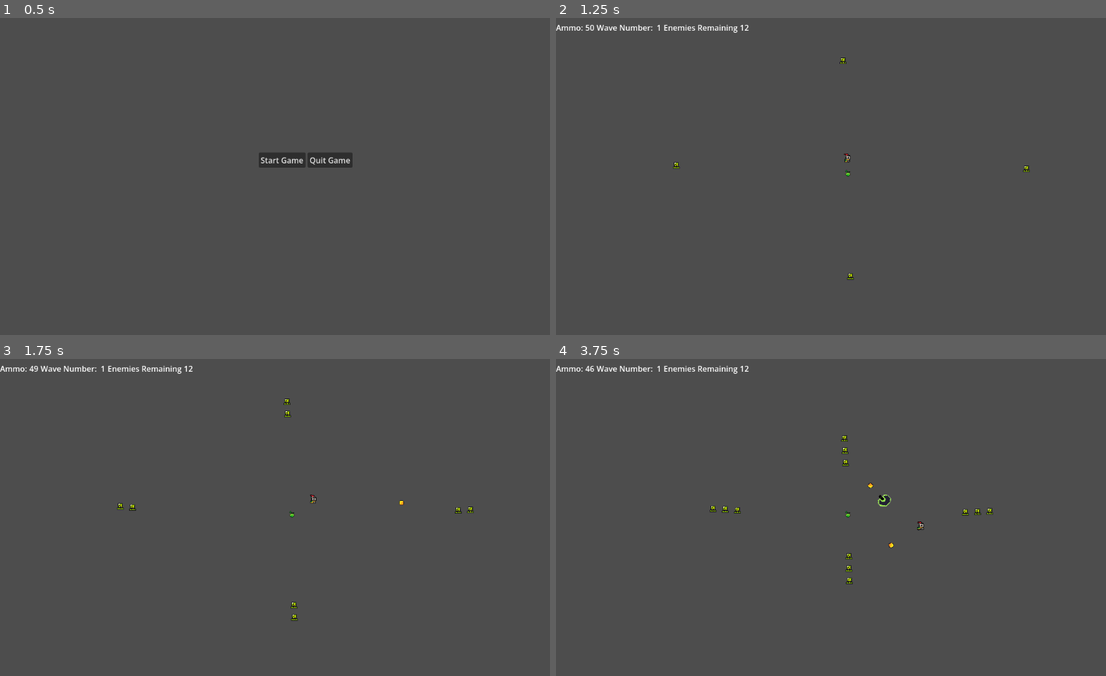
Above: before the commit, frames 1-4 (two rows, left to right).
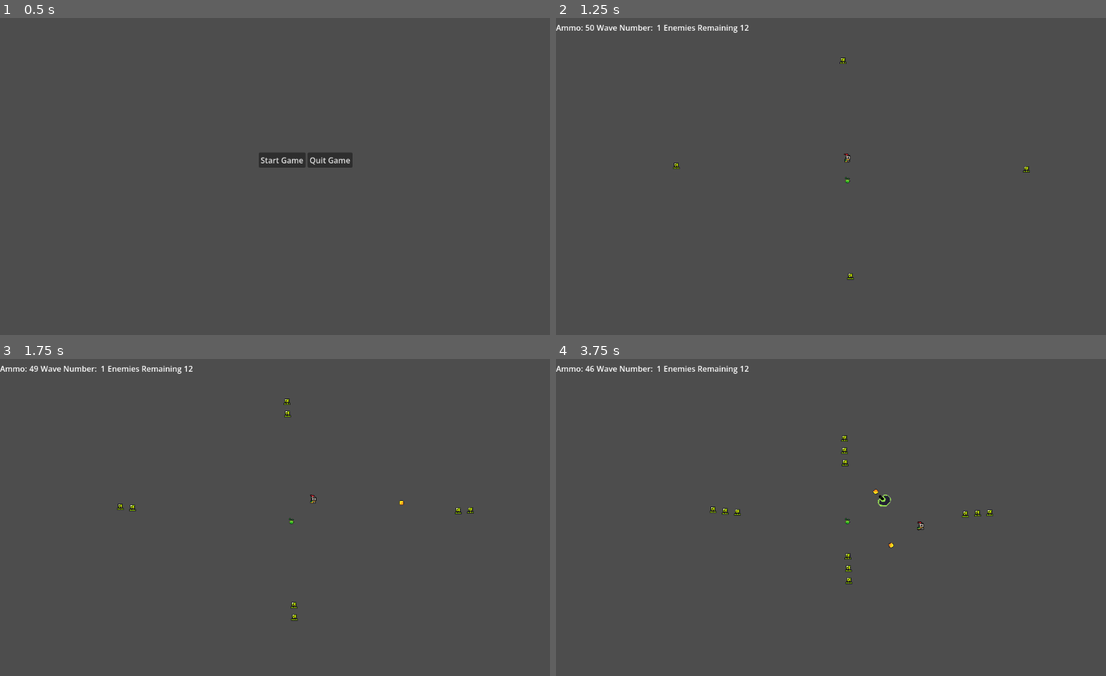
Above: after the commit, the same moments.

Repository: StevenBoyce/game-jam-07-26
Game: Godot game, scene res://scenes/main/main.tscn
Two runs of this game, one before a commit and one after it. Both use one fixed random seed, a clock stepped at 60 frames per second and the inputs below.
Inputs (mouse positions are in pixels of both pictures, inside the frame that each line leads up to):
- Up to frame 1 (0.5 s): no input
- Up to frame 2 (1.25 s): click "Start Game" at 0.5 s
- Up to frame 3 (1.75 s): move the mouse to (407, 501) at 1.27 s; press the mouse at (407, 501) at 1.28 s; hold D (move_right) from 1.28 s (still down)
- Up to frame 4 (3.75 s): move the mouse to (726, 533) at 2.02 s; release D (move_right) at 2.03 s; release the mouse at (726, 533) at 2.03 s; hold S (move_down) 2.03-2.78 s; right-click (726, 533) at 2.1 s; click (726, 533) at 2.3 s; move the mouse to (891, 447) at 2.77 s; press the mouse at (891, 447) at 2.78 s; hold D (move_right) 2.78-3.53 s; move the mouse to (809, 580) at 3.52 s; release the mouse at (809, 580) at 3.53 s; hold W (move_up) from 3.53 s (still down); click (809, 580) at 3.6 s

Frame 1 is identical in both runs. In frame 2, less than 0.1% of the frame differs, in the area x 21-87%, y 45-53%; in frame 3, less than 0.1%; in frame 4, 0.3%, in the area x 27-80%, y 28-72%.

Commit message:
added lose condition

Diff:
--- a/scenes/enemy/enemy.gd
+++ b/scenes/enemy/enemy.gd
@@ -1,19 +1,62 @@
 extends CharacterBody2D
+class_name Enemy
+
+var world_boundary: WorldBoundary
 
 @export var speed: float = 50
 
+var is_dead := false
+
 var target: Node2D
+var prize_acquired: bool = false
+var i_have_prize: bool = false
+var escape_direction: Vector2 = Vector2.ZERO
+
+func _ready():
+	GameState.enemy_reached_prize.connect(on_prize_acquired)
+	GameState.clear_enemy_with_prize.connect(clear_enemy_with_prize)
+
+func clear_enemy_with_prize():
+	prize_acquired = false
+	i_have_prize = false
+	target = null
 
 func _physics_process(_delta: float) -> void:
+	if i_have_prize:
+		velocity = escape_direction * speed
+		move_and_slide()
+		return
 	if target:
 		var direction = global_position.direction_to(target.global_position)
 		velocity = direction * speed
 		move_and_slide()
+	else:
+		if GameState.the_prize:
+			target = GameState.the_prize
 
+func die(area_responsible: Area2D):
+	if is_dead:
+		return
+	if i_have_prize:
+		GameState.spawn_prize_at.emit(global_position)
+		GameState._on_clear_enemy_with_prize()
+
+	is_dead = true
+	set_deferred("collision_layer", 0)
+	set_deferred("collision_mask", 0)
+	GameState.update_enemies_remaining(-1)
+	area_responsible.get_parent().queue_free()
+	queue_free()
 
 func _on_enemy_area_area_entered(area: Area2D) -> void:
 	if area.is_in_group("player_projectile"):
-		GameState.update_enemies_remaining(-1)
-		area.get_parent().queue_free()
-		queue_free()
+		die(area)
 	pass # Replace with function body.
+
+func on_prize_acquired():
+	prize_acquired = true
+	target = GameState.player
+
+func receive_prize():
+	i_have_prize = true
+	escape_direction = world_boundary.get_escape_direction(global_position)
--- a/scenes/enemy/enemy.tscn
+++ b/scenes/enemy/enemy.tscn
@@ -63,7 +63,8 @@
 frame_progress = 0.19267891
 
 [node name="EnemyArea" type="Area2D" parent="." unique_id=133306236 groups=["enemy"]]
-collision_layer = 4
+collision_layer = 12
+collision_mask = 9
 
 [node name="CollisionShape2D" type="CollisionShape2D" parent="EnemyArea" unique_id=1114477240]
 position = Vector2(0, 6)
--- a/scenes/game/game.gd
+++ b/scenes/game/game.gd
@@ -1,11 +1,13 @@
 extends Node2D
 
 @onready var enemy_scene: PackedScene = preload("res://scenes/enemy/enemy.tscn")
-@onready var enemy_objective: Sprite2D = $EnemyObjective
+@onready var the_prize_scene: PackedScene = preload("res://scenes/the_prize/the_prize.tscn")
 @onready var SpawnerTop: Marker2D = $SpawnerTop
 @onready var SpawnerBottom: Marker2D = $SpawnerBottom
 @onready var SpawnerLeft: Marker2D = $SpawnerLeft
 @onready var SpawnerRight: Marker2D = $SpawnerRight
+@onready var world_boundary: WorldBoundary = $WorldBoundary
+@onready var prize_spawn_point: Marker2D = $PrizeSpawnPoint
 
 const WaveManager = preload("res://scripts/wave_manager.gd")
 const SPAWN_COOLDOWN := 0.5
@@ -14,15 +16,24 @@
 var enemies_left_to_spawn: int = 0
 var spawn_points: Array[Marker2D] = []
 var spawn_point_timers: Array[Timer] = []
-
+var the_prize: ThePrize
 
 func _ready() -> void:
+	GameState.spawn_prize_at.connect(on_spawn_prize_at)
+	the_prize = the_prize_scene.instantiate()
+	the_prize.position = prize_spawn_point.global_position
+	add_child(the_prize)
 	wave_manager = WaveManager.new()
 	spawn_points = [SpawnerTop, SpawnerBottom, SpawnerLeft, SpawnerRight]
 	_setup_spawn_point_timers()
 	Events.wave_started.connect(on_wave_started)
 	wave_manager.on_wave_start_clicked()
 
+func on_spawn_prize_at(position: Vector2) -> void:
+	the_prize = the_prize_scene.instantiate()
+	the_prize.position = position
+	add_child(the_prize)
+	GameState.the_prize = the_prize
 
 func _setup_spawn_point_timers() -> void:
 	for point in spawn_points:
@@ -54,7 +65,8 @@
 
 func _spawn_enemy_at(spawn_point: Marker2D) -> void:
 	var enemy = enemy_scene.instantiate()
-	enemy.target = enemy_objective
+	enemy.world_boundary = world_boundary
+	enemy.target = the_prize
 	enemy.position = spawn_point.global_position
 	add_child(enemy)
 
@@ -62,3 +74,12 @@
 func _stop_spawn_timers() -> void:
 	for timer in spawn_point_timers:
 		timer.stop()
+
+
+func _on_world_boundary_area_exited(area: Area2D) -> void:
+	if area.is_in_group("enemy"):
+		var enemy = area.get_parent() as Enemy
+		if enemy.i_have_prize:
+			GameState._on_game_over()
+
+	pass # Replace with function body.
--- a/scenes/game/game.tscn
+++ b/scenes/game/game.tscn
@@ -2,22 +2,32 @@
 
 [ext_resource type="Script" uid="uid://ceth6rx16kyst" path="res://scenes/game/game.gd" id="1_0sr1o"]
 [ext_resource type="PackedScene" uid="uid://dwt1oqqhgopim" path="res://scenes/player/player.tscn" id="2_kelw5"]
-[ext_resource type="Texture2D" uid="uid://bx4h8l4v7j4yr" path="res://assets/brackeys_platformer_assets/sprites/fruit.png" id="3_lfrn8"]
 [ext_resource type="Script" uid="uid://dl0rau051of85" path="res://scenes/game/hud.gd" id="4_kelw5"]
+[ext_resource type="Script" uid="uid://dx0op7h7sv7wh" path="res://scenes/game/world_boundary.gd" id="5_wb"]
+
+[sub_resource type="RectangleShape2D" id="RectangleShape2D_kelw5"]
+size = Vector2(973, 581)
 
 [node name="Game" type="Node2D" unique_id=1376045426]
 script = ExtResource("1_0sr1o")
+
+[node name="WorldBoundary" type="Area2D" parent="." unique_id=560212088]
+unique_name_in_owner = true
+collision_layer = 9
+collision_mask = 9
+script = ExtResource("5_wb")
+
+[node name="CollisionShape2D" type="CollisionShape2D" parent="WorldBoundary" unique_id=1102667820]
+position = Vector2(582.5, 327.5)
+shape = SubResource("RectangleShape2D_kelw5")
 
 [node name="Player" parent="." unique_id=339319936 instance=ExtResource("2_kelw5")]
 position = Vector2(596, 283)
 movement_speed = 100.0
 
-[node name="EnemyObjective" type="Sprite2D" parent="." unique_id=539508198]
+[node name="PrizeSpawnPoint" type="Marker2D" parent="." unique_id=1774212760]
 unique_name_in_owner = true
-position = Vector2(597, 317)
-texture = ExtResource("3_lfrn8")
-hframes = 4
-vframes = 4
+position = Vector2(595, 328)
 
 [node name="SpawnerTop" type="Marker2D" parent="." unique_id=1747037397]
 unique_name_in_owner = true
@@ -82,3 +92,5 @@
 [node name="EnemiesValue" type="Label" parent="Hud/TopRow/HBoxContainer" unique_id=476629318]
 unique_name_in_owner = true
 layout_mode = 2
+
+[connection signal="area_exited" from="WorldBoundary" to="." method="_on_world_boundary_area_exited"]
--- /dev/null
+++ b/scenes/game/world_boundary.gd
@@ -0,0 +1,27 @@
+extends Area2D
+class_name WorldBoundary
+
+## Returns a unit direction toward the closest edge of the rectangle from `from`.
+func get_escape_direction(from: Vector2) -> Vector2:
+	var shape_node := $CollisionShape2D as CollisionShape2D
+	var rect_shape := shape_node.shape as RectangleShape2D
+	var half := rect_shape.size * 0.5
+	var center := shape_node.global_position
+
+	var left := center.x - half.x
+	var right := center.x + half.x
+	var top := center.y - half.y
+	var bottom := center.y + half.y
+
+	var d_left := from.x - left
+	var d_right := right - from.x
+	var d_top := from.y - top
+	var d_bottom := bottom - from.y
+
+	if d_left <= d_right and d_left <= d_top and d_left <= d_bottom:
+		return Vector2.LEFT
+	if d_right <= d_top and d_right <= d_bottom:
+		return Vector2.RIGHT
+	if d_top <= d_bottom:
+		return Vector2.UP
+	return Vector2.DOWN
--- a/scenes/player/player.gd
+++ b/scenes/player/player.gd
@@ -1,4 +1,5 @@
 extends CharacterBody2D
+class_name Player
 
 @onready var animated_sprite: AnimatedSprite2D = %AnimatedSprite
 var projectile_scene: PackedScene = preload("res://scenes/projectile/projectile.tscn")
@@ -7,6 +8,11 @@
 @onready var turret_scene: PackedScene = preload("res://scenes/turret/turret.tscn")
 @export var movement_speed: float = 300.0
 
+func _ready() -> void:
+	GameState.player = self
+
+func _exit_tree() -> void:
+	GameState.player = null
 
 func _physics_process(_delta: float) -> void:
 	# Get the input direction and handle the movement/deceleration.
--- /dev/null
+++ b/scenes/the_prize/the_prize.gd
@@ -0,0 +1,16 @@
+extends Area2D
+class_name ThePrize
+
+func _on_area_entered(area: Area2D) -> void:
+	if area.is_in_group("enemy"):
+		GameState.update_enemy_with_prize(area.get_parent() as Enemy)
+		queue_free()
+
+# Called when the node enters the scene tree for the first time.
+func _ready() -> void:
+	pass # Replace with function body.
+
+
+# Called every frame. 'delta' is the elapsed time since the previous frame.
+func _process(delta: float) -> void:
+	pass
--- /dev/null
+++ b/scenes/the_prize/the_prize.tscn
@@ -0,0 +1,24 @@
+[gd_scene format=3 uid="uid://dwotjocq63tbs"]
+
+[ext_resource type="Texture2D" uid="uid://bx4h8l4v7j4yr" path="res://assets/brackeys_platformer_assets/sprites/fruit.png" id="1_k6rn0"]
+[ext_resource type="Script" uid="uid://conedq5430h78" path="res://scenes/the_prize/the_prize.gd" id="1_qbchb"]
+
+[sub_resource type="CircleShape2D" id="CircleShape2D_kelw5"]
+radius = 23.086792
+
+[node name="ThePrize" type="Area2D" unique_id=131563547]
+collision_layer = 8
+collision_mask = 8
+script = ExtResource("1_qbchb")
+
+[node name="EnemyObjective" type="Sprite2D" parent="." unique_id=1853807413]
+position = Vector2(1, 3)
+texture = ExtResource("1_k6rn0")
+hframes = 4
+vframes = 4
+
+[node name="CollisionShape2D" type="CollisionShape2D" parent="." unique_id=1817493688]
+position = Vector2(1, 4)
+shape = SubResource("CircleShape2D_kelw5")
+
+[connection signal="area_entered" from="." to="." method="_on_area_entered"]
--- a/scenes/turret/turret.gd
+++ b/scenes/turret/turret.gd
@@ -2,10 +2,25 @@
 
 var target: Node2D
 @onready var projectile_scene: PackedScene = preload("res://scenes/projectile/projectile.tscn")
+@onready var attack_cooldown: Timer = $AttackCooldown
+@export var shooter_stats: Shooter
+
+var can_shoot: bool = true
+
+func _ready() -> void:
+	shooter_stats.died.connect(_on_shooter_stats_died)
+	attack_cooldown.wait_time = shooter_stats.current_attack_cooldown
+
+func _on_shooter_stats_died() -> void:
+	queue_free()
+
+
 func _process(delta: float) -> void:
 	if target:
 		var direction = global_position.direction_to(target.global_position)
 		rotation = direction.angle()
+		if can_shoot:
+			shoot()
 	# else: # need enemy manager to check closest enemy to either itself or the enemy objective
 
 
@@ -13,16 +28,20 @@
 	if not target:
 		if area.is_in_group("enemy"):
 			target = area
-			shoot()
+			# shoot()
 
 
 func _on_attack_cooldown_timeout() -> void:
-	shoot()
+	can_shoot = true
+	# shoot()
 
 
 func shoot():
-	var projectile = projectile_scene.instantiate()
-	projectile.direction = global_position.direction_to(target.global_position)
-	projectile.spawn_position = global_position
-	projectile.spawn_rotation = global_position.direction_to(target.global_position).angle()
-	get_tree().root.add_child(projectile)
+	if can_shoot:
+		var projectile = projectile_scene.instantiate()
+		projectile.direction = global_position.direction_to(target.global_position)
+		projectile.spawn_position = global_position
+		projectile.spawn_rotation = global_position.direction_to(target.global_position).angle()
+		get_tree().root.add_child(projectile)
+		can_shoot = false
+		attack_cooldown.start()
--- a/scenes/turret/turret.tscn
+++ b/scenes/turret/turret.tscn
@@ -2,12 +2,19 @@
 
 [ext_resource type="Texture2D" uid="uid://c2syeewact48c" path="res://assets/Cannon.png" id="1_i6dxt"]
 [ext_resource type="Script" uid="uid://g8e4kjeqjn7x" path="res://scenes/turret/turret.gd" id="1_rmqmx"]
+[ext_resource type="Script" uid="uid://dhlxrryuwrkk6" path="res://scripts/composition_pieces/shooter.gd" id="2_xfx51"]
+
+[sub_resource type="Resource" id="Resource_m8ak0"]
+script = ExtResource("2_xfx51")
+base_attack_cooldown = 5.0
+metadata/_custom_type_script = "uid://dhlxrryuwrkk6"
 
 [sub_resource type="CircleShape2D" id="CircleShape2D_i6dxt"]
 radius = 107.05606
 
 [node name="Turret" type="Node2D" unique_id=894681361]
 script = ExtResource("1_rmqmx")
+shooter_stats = SubResource("Resource_m8ak0")
 
 [node name="Sprite2D" type="Sprite2D" parent="." unique_id=721868366]
 rotation = 1.5707964
--- /dev/null
+++ b/scenes/ui/game_over/game_over.gd
@@ -0,0 +1,15 @@
+extends Control
+class_name GameOver
+
+@export var game_scene: PackedScene = preload("res://scenes/game/game.tscn")
+@export var start_screen_scene: PackedScene = preload("res://scenes/start_screen/start_screen.tscn")
+
+
+func _on_main_menu_pressed() -> void:
+	Events.change_scene.emit(start_screen_scene)
+
+func _on_quit_pressed() -> void:
+	get_tree().quit()
+
+func _on_retry_pressed() -> void:
+	Events.change_scene.emit(game_scene)
--- /dev/null
+++ b/scenes/ui/game_over/game_over.tscn
@@ -0,0 +1,43 @@
+[gd_scene format=3 uid="uid://b5n4y3ske815p"]
+
+[ext_resource type="Script" uid="uid://b0epx0uo8570a" path="res://scenes/ui/game_over/game_over.gd" id="1_pv8tt"]
+
+[node name="GameOver" type="Control" unique_id=1097695028]
+layout_mode = 3
+anchors_preset = 15
+anchor_right = 1.0
+anchor_bottom = 1.0
+grow_horizontal = 2
+grow_vertical = 2
+script = ExtResource("1_pv8tt")
+
+[node name="CenterContainer" type="CenterContainer" parent="." unique_id=1870231455]
+layout_mode = 0
+offset_right = 178.0
+offset_bottom = 58.0
+
+[node name="VBoxContainer" type="VBoxContainer" parent="CenterContainer" unique_id=1293133677]
+layout_mode = 2
+
+[node name="Label" type="Label" parent="CenterContainer/VBoxContainer" unique_id=1783819366]
+layout_mode = 2
+text = "Game Over :( Score: one million"
+
+[node name="HBoxContainer" type="HBoxContainer" parent="CenterContainer/VBoxContainer" unique_id=1844414049]
+layout_mode = 2
+
+[node name="Retry" type="Button" parent="CenterContainer/VBoxContainer/HBoxContainer" unique_id=1085348236]
+layout_mode = 2
+text = "Retry"
+
+[node name="MainMenu" type="Button" parent="CenterContainer/VBoxContainer/HBoxContainer" unique_id=68480004]
+layout_mode = 2
+text = "Main Menu"
+
+[node name="Quit" type="Button" parent="CenterContainer/VBoxContainer/HBoxContainer" unique_id=205325687]
+layout_mode = 2
+text = "Quit"
+
+[connection signal="pressed" from="CenterContainer/VBoxContainer/HBoxContainer/Retry" to="." method="_on_retry_pressed"]
+[connection signal="pressed" from="CenterContainer/VBoxContainer/HBoxContainer/MainMenu" to="." method="_on_main_menu_pressed"]
+[connection signal="pressed" from="CenterContainer/VBoxContainer/HBoxContainer/Quit" to="." method="_on_quit_pressed"]
--- /dev/null
+++ b/scripts/composition_pieces/shooter.gd
@@ -0,0 +1,18 @@
+extends Stats
+class_name Shooter
+
+@export var base_attack_cooldown: float = 1.0
+@export var base_max_ammo: int = 10
+
+var current_attack_cooldown: float = base_attack_cooldown
+var current_max_ammo: int = base_max_ammo
+var current_ammo: int = base_max_ammo
+
+func _init():
+    super._init()
+
+func setup_stats():
+    super.setup_stats()
+    current_attack_cooldown = base_attack_cooldown
+    current_max_ammo = base_max_ammo
+    current_ammo = base_max_ammo
--- /dev/null
+++ b/scripts/composition_pieces/stats/stats.gd
@@ -0,0 +1,29 @@
+extends Resource
+class_name Stats
+@export var base_max_health: int = 100
+@export var base_speed: float = 100
+@export var base_damage: int = 10
+@export var base_defense: int = 0
+
+var current_health: int = base_max_health
+var current_speed: float = base_speed
+var current_damage: int = base_damage
+var current_defense: int = base_defense
+
+signal died()
+
+func _init():
+	setup_stats.call_deferred()
+
+# not sure why, but the default values override exported values unless you do this
+func setup_stats():
+	current_health = base_max_health
+	current_speed = base_speed
+	current_damage = base_damage
+	current_defense = base_defense
+
+func take_damage(amount: int):
+	current_health -= amount
+	if current_health <= 0:
+		current_health = 0
+		died.emit()
--- a/scripts/global/game_state.gd
+++ b/scripts/global/game_state.gd
@@ -1,6 +1,7 @@
 extends Node
 
 @export var shop_scene: PackedScene = preload("res://scenes/ui/shop/shop.tscn")
+@export var game_over_scene: PackedScene = preload("res://scenes/ui/game_over/game_over.tscn")
 
 @export var base_player_damage: int = 1
 @export var base_player_attack_speed: float = 1.0
@@ -22,10 +23,28 @@
 var turret_charges: int = base_turret_charges
 var wave_number: int = 1
 var enemies_remaining: int = 0
+var enemy_with_prize: Enemy = null
+var player: Player = null
+var the_prize: ThePrize = null
 
 signal player_ammo_changed(new_ammo: int)
 signal enemies_remaining_changed(new_enemies_remaining: int)
 signal wave_number_changed(new_wave_number: int)
+signal enemy_reached_prize()
+signal clear_enemy_with_prize()
+signal game_over()
+signal spawn_prize_at(position: Vector2)
+
+func _on_clear_enemy_with_prize():
+    enemy_with_prize = null
+    clear_enemy_with_prize.emit()
+
+func update_enemy_with_prize(enemy: Enemy):
+    if not enemy_with_prize:
+        enemy_with_prize = enemy
+        enemy.receive_prize()
+        enemy_reached_prize.emit()
+    return
 
 func update_player_ammo(change_in_ammo: int):
     player_current_ammo = player_current_ammo + change_in_ammo
@@ -48,3 +67,6 @@
 func increment_wave_number():
     wave_number += 1
     emit_signal("wave_number_changed", wave_number)
+
+func _on_game_over() -> void:
+    Events.change_scene.emit(game_over_scene)
Not shown, added: PNG/With_Shadow/Black_grouse/Black_grouse_Death_with_shadow.png.import
Not shown, added: PNG/With_Shadow/Black_grouse/Black_grouse_Flight_with_shadow.png.import
Not shown, added: PNG/With_Shadow/Black_grouse/Black_grouse_Hurt_with_shadow.png.import
Not shown, added: PNG/With_Shadow/Black_grouse/Black_grouse_Idle_with_shadow.png.import
Not shown, added: PNG/With_Shadow/Black_grouse/Black_grouse_Walk_with_shadow.png.import
Not shown, added: PNG/With_Shadow/Boar/Boar_Attack_with_shadow.png.import
Not shown, added: PNG/With_Shadow/Boar/Boar_Death_with_shadow.png.import
Not shown, added: PNG/With_Shadow/Boar/Boar_Hurt_with_shadow.png.import
Not shown, added: PNG/With_Shadow/Boar/Boar_Idle_with_shadow.png.import
Not shown, added: PNG/With_Shadow/Boar/Boar_Run_with_shadow.png.import
Not shown, added: PNG/With_Shadow/Boar/Boar_Walk_with_shadow.png.import
Not shown, added: PNG/With_Shadow/Deer/Deer_Death_with_shadow.png.import
(and 50 more such lines)
